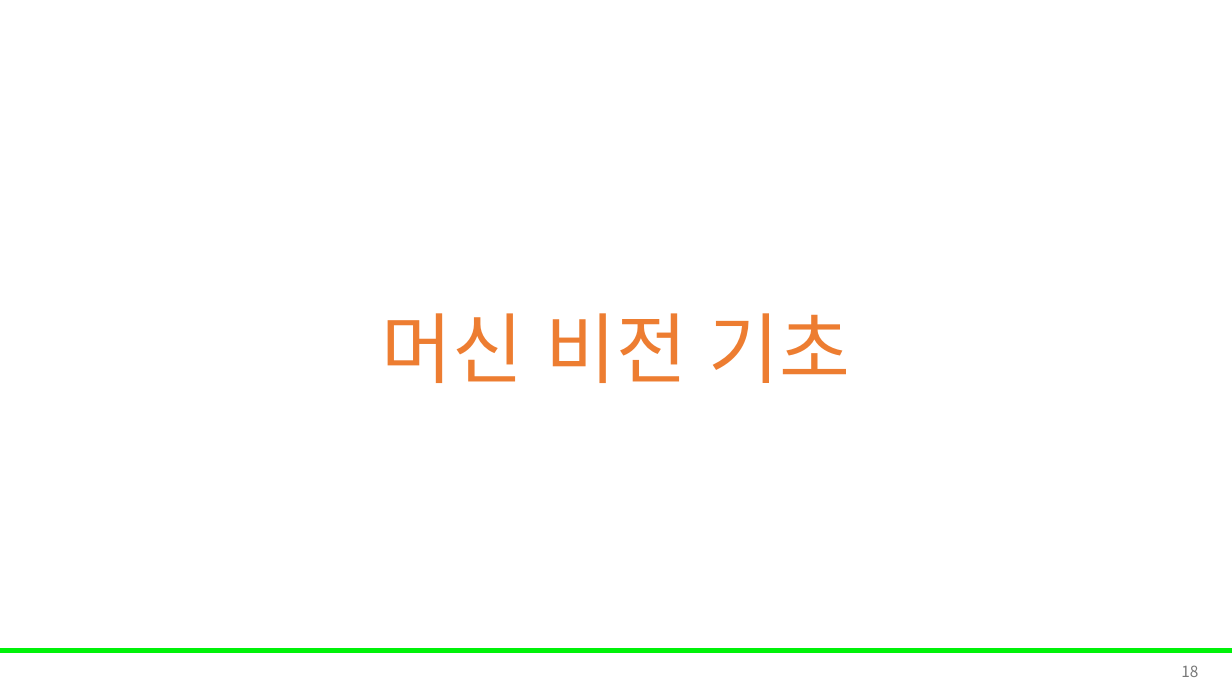
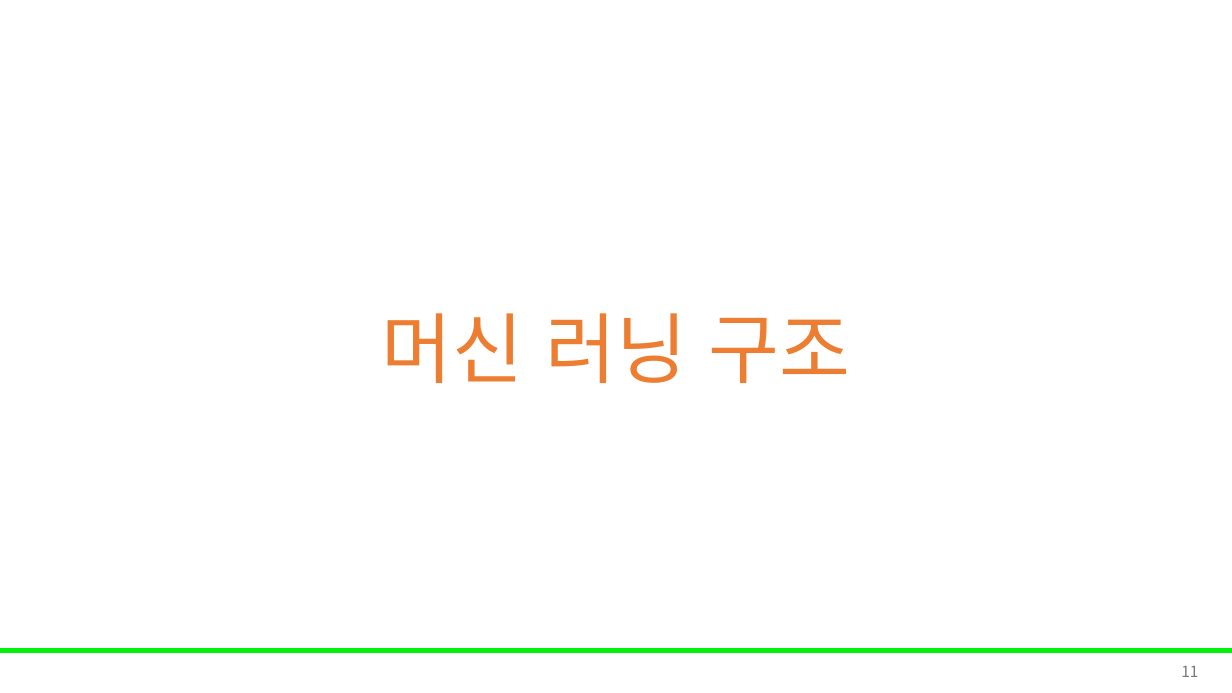
Before and after one commit to Leader-Lesson/KDT_RE_5th, a slide deck: slide 11 of material/5_AI/01_AI기초.pptx (slide 18 before the commit). Drawn at 1232x693 pixels with LibreOffice and Linux fonts; fonts in the diff are those of the drawing; background and template pictures are left out. Boxes give left, top, right and bottom in pixels: in the first picture for what was removed or moved away, otherwise in the second. Text is boxed around its words. In the diff, an @@ line names an element or a change of style, - is before the commit and + after.

```diff
--- a/material/5_AI/01_AI기초.pptx
+++ b/material/5_AI/01_AI기초.pptx
@@ title at <box>382,313,850,383</box>: text changed @@
-머신 비전 기초
+머신 러닝 구조
@@ page number at <box>1181,666,1198,677</box>: text changed @@
-18
+11
```
Also in this commit, not shown: 13 other slides changed, 1 slide added, 1 slide removed.
